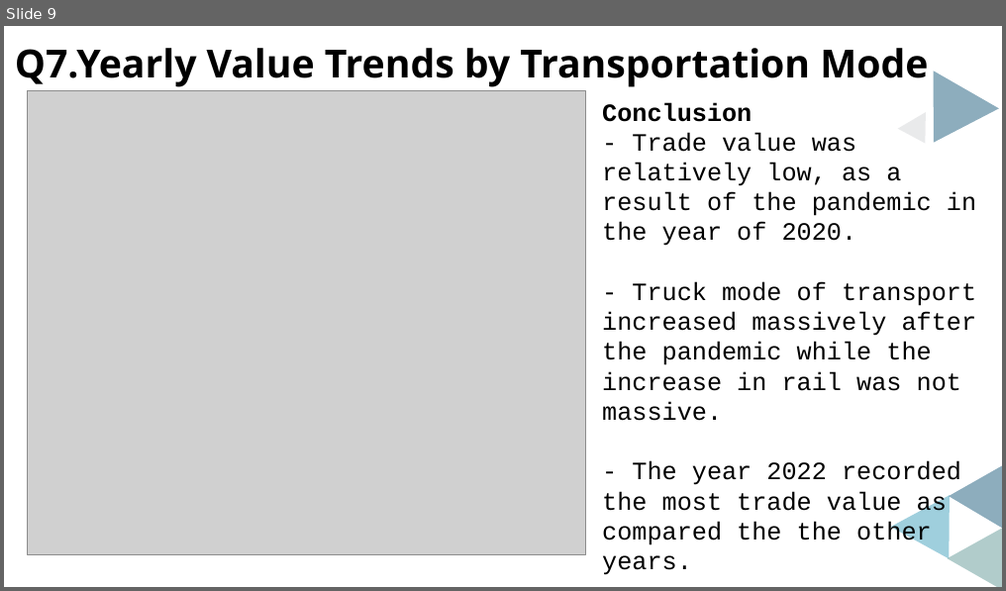
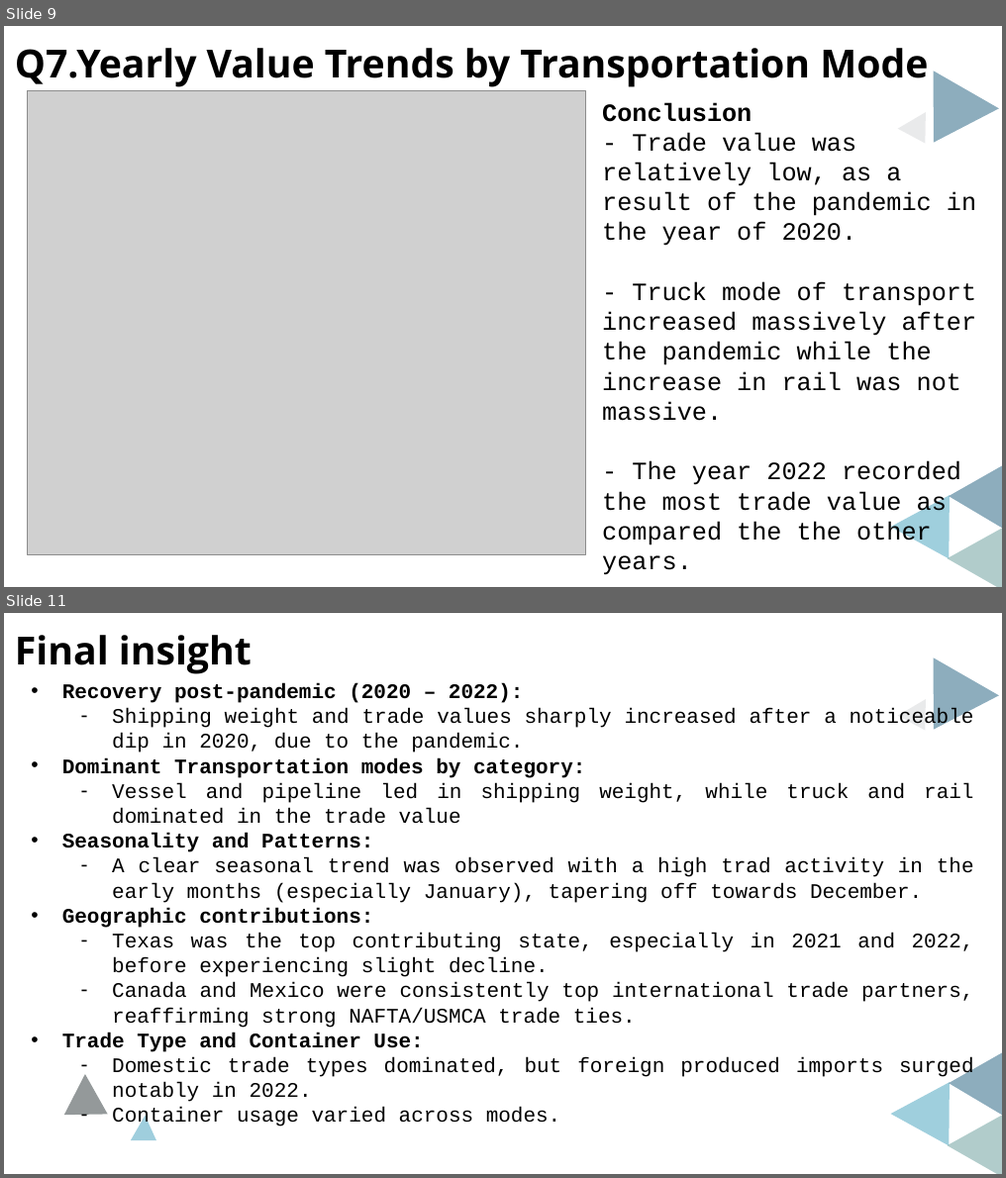
Before and after one commit to llawlaw23/bts-transportation-analysis, a slide deck: BTS_Analysis_Results_Lawrencia_Archer.pptx. Shown one above the other, each under a label of ours: slide 9 before the commit, slides 9 and 11 after it; the slides between them are not shown. The pictures are 1006x591 and 1006x1178 pixels, drawn with LibreOffice and Linux fonts; fonts in the diff are those of the drawing; grey boxes stand for pictures. Boxes give left, top, right and bottom in pixels: in the first picture for what was removed or moved away, otherwise in the second. Text is boxed around its words. In the diff, an @@ line names an element or a change of style, - is before the commit and + after.

```diff
--- a/BTS_Analysis_Results_Lawrencia_Archer.pptx
+++ b/BTS_Analysis_Results_Lawrencia_Archer.pptx
@@ slide 11 added at (x1=4, y1=613, x2=1002, y2=1174), background #FFFFFF; not listed: 6 template elements that a slide beside it also shows @@
@@ text added at (x1=15, y1=635, x2=252, y2=674), 28 pt, text #000000, bold @@
+Final insight
@@ text added at (x1=62, y1=683, x2=974, y2=1129), 15 pt, text #000000 @@
+• Recovery post-pandemic (2020 – 2022):
+  – Shipping weight and trade values sharply increased after a noticeable dip in 2020, due to the pandemic.
+• Dominant Transportation modes by category:
+  – Vessel and pipeline led in shipping weight, while truck and rail dominated in the trade value
+• Seasonality and Patterns:
+  – A clear seasonal trend was observed with a high trad activity in the early months (especially January), tapering off towards December.
+• Geographic contributions:
+  – Texas was the top contributing state, especially in 2021 and 2022, before experiencing slight decline.
+  – Canada and Mexico were consistently top international trade partners, reaffirming strong NAFTA/USMCA trade ties.
+• Trade Type and Container Use:
+  – Domestic trade types dominated, but foreign produced imports surged notably in 2022.
+  – Container usage varied across modes.
@@ freeform shape added at (x1=54, y1=1075, x2=116, y2=1137), fill #2A3537 at 50% opacity @@
```
Also in this commit, not shown: 2 slides changed, 2 other slides added.
